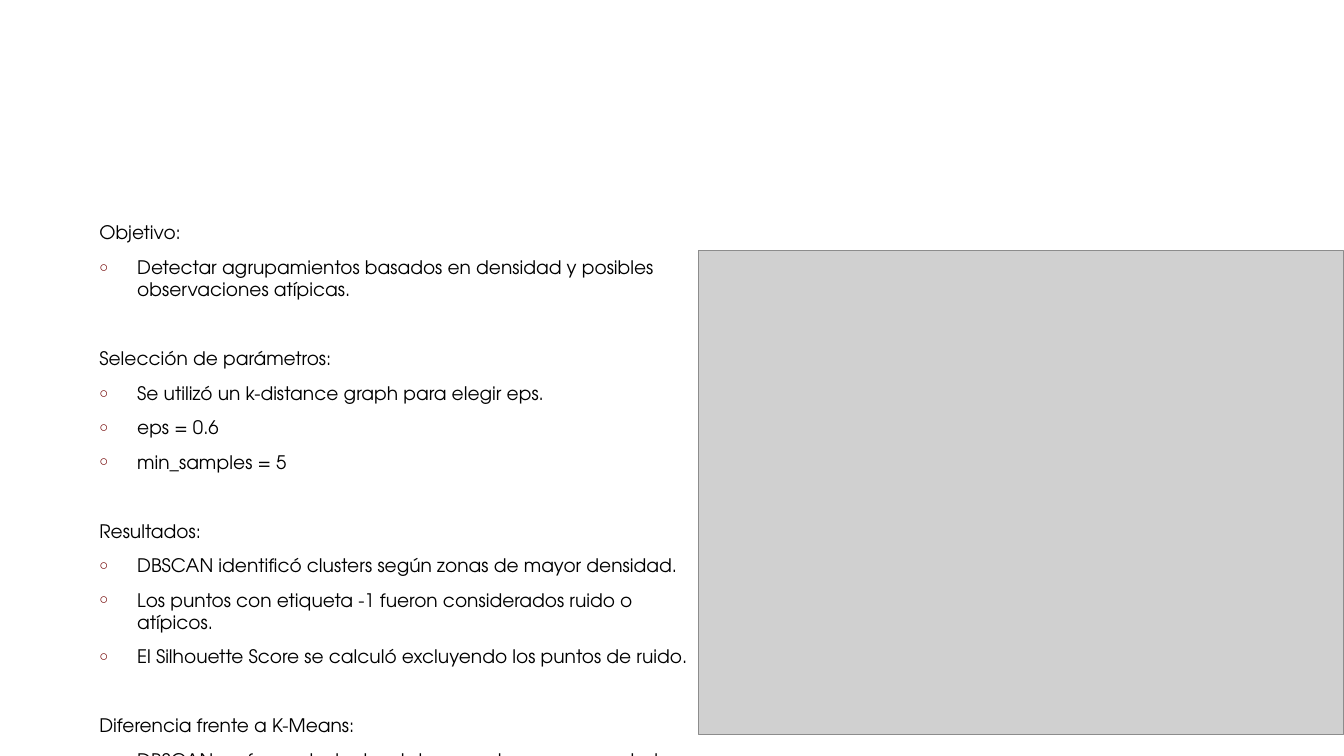
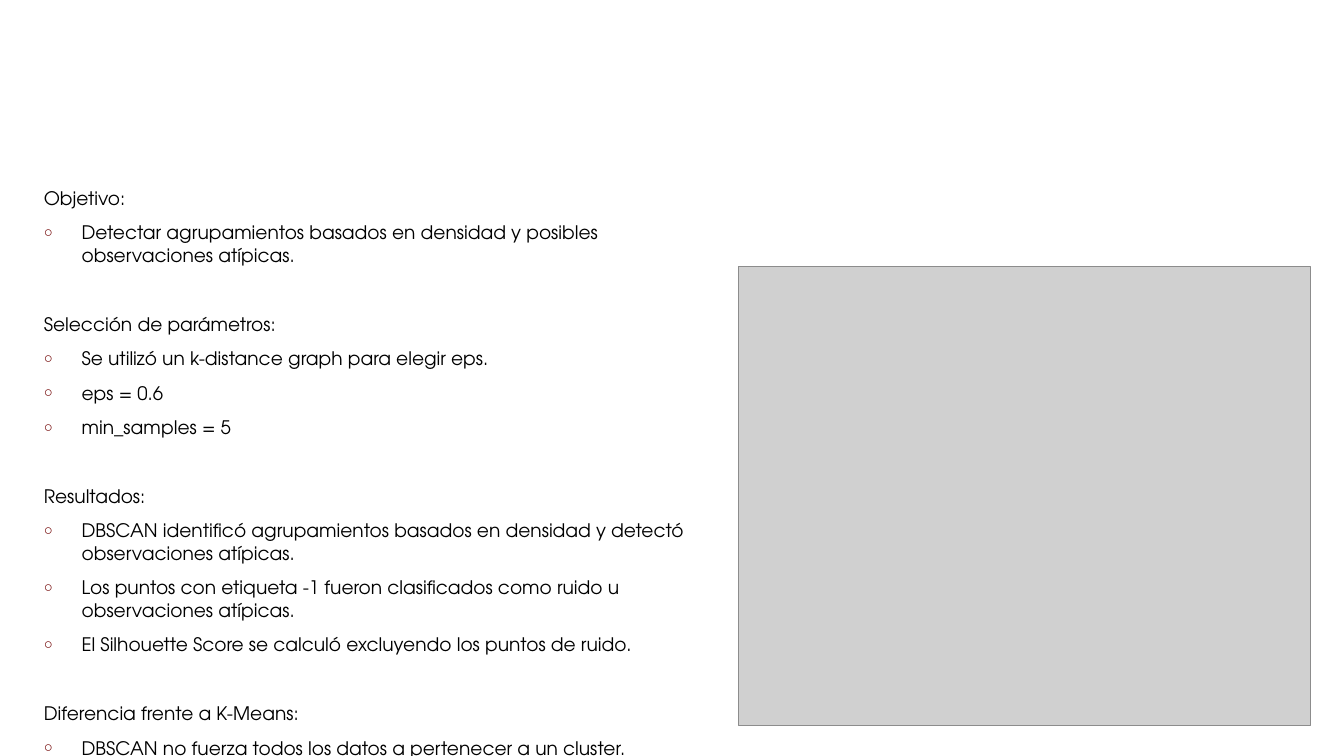
Before and after one commit to jhonquimi-png/Aprendizaje_Automatico, a slide deck: slide 7 of presentacion/UEES Aprendizaje Automatica - Semana 3 Actividad 1.pptx. Drawn at 1344x756 pixels with LibreOffice and Linux fonts; fonts in the diff are those of the drawing; grey boxes stand for pictures; background and template pictures are left out. Boxes give left, top, right and bottom in pixels: in the first picture for what was removed or moved away, otherwise in the second. Text is boxed around its words. In the diff, an @@ line names an element or a change of style, - is before the commit and + after.

```diff
--- a/presentacion/UEES Aprendizaje Automatica - Semana 3 Actividad 1.pptx
+++ b/presentacion/UEES Aprendizaje Automatica - Semana 3 Actividad 1.pptx
@@ text "Objetivo:": place and size @@
-text "Objetivo:" at (99, 260, 687, 733)
+text "Objetivo:" at (44, 191, 683, 756)
@@ picture: place and size @@
-picture at (699, 251, 1344, 735)
+picture at (739, 267, 1311, 726)
@@ text at (82, 523, 683, 621): text changed @@
-○ DBSCAN identificó clusters según zonas de mayor densidad.
-○ Los puntos con etiqueta -1 fueron considerados ruido o atípicos.
+○ DBSCAN identificó agrupamientos basados en densidad y detectó observaciones atípicas.
+○ Los puntos con etiqueta -1 fueron clasificados como ruido u observaciones atípicas.
```
Also in this commit, not shown: 5 other slides changed.
